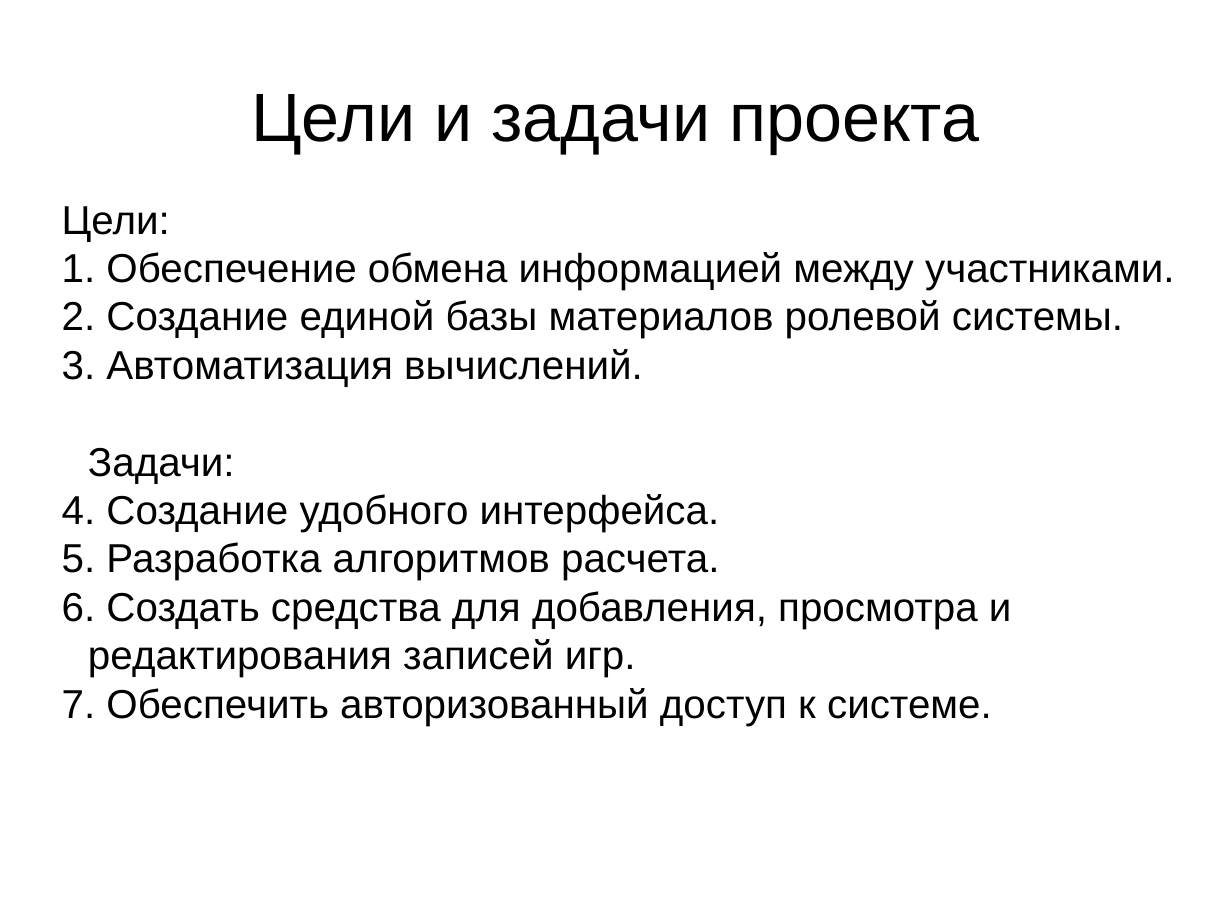
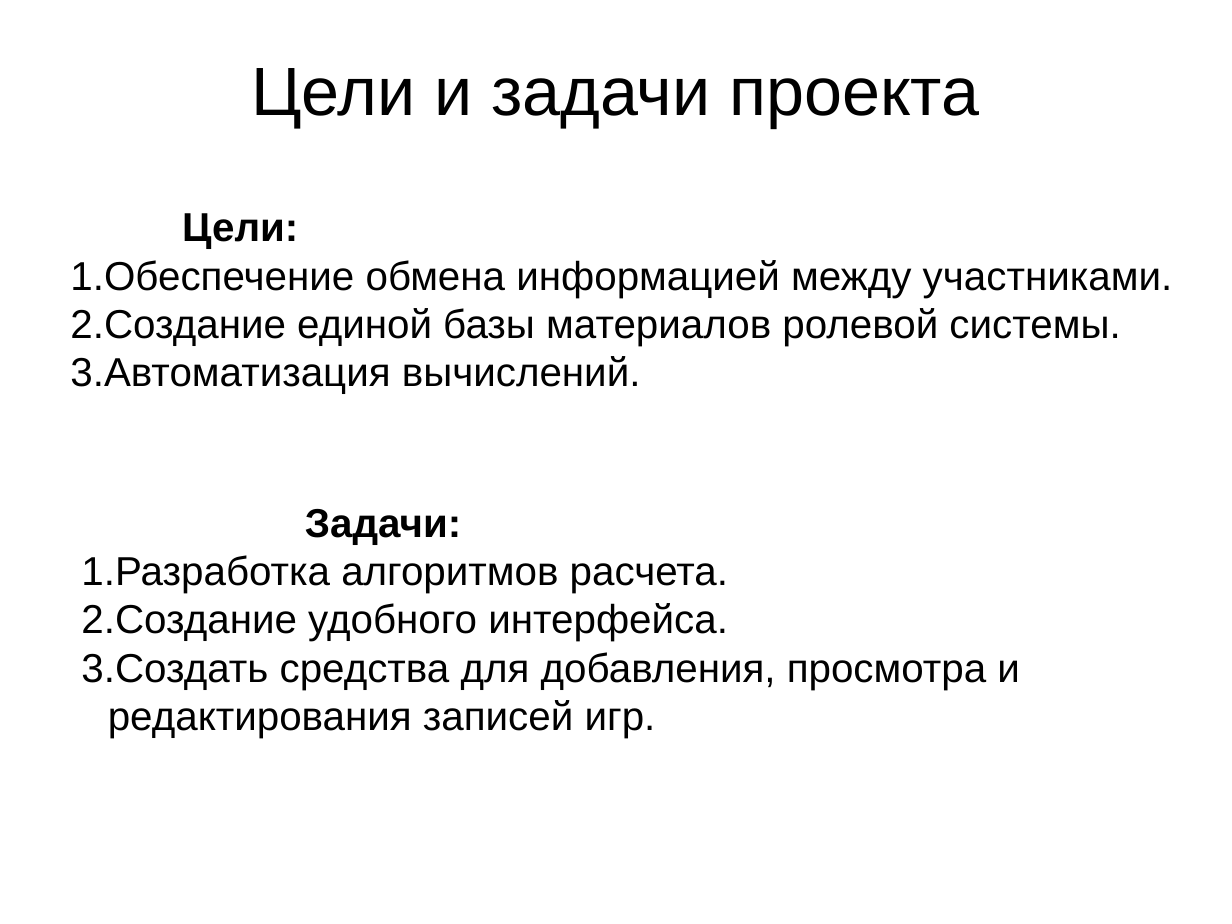
Before and after one commit to ivalentinee/Diploma_Report, a slide deck: slide 3 of presentation/presentation.odp. Drawn at 1232x924 pixels with LibreOffice and Linux fonts; fonts in the diff are those of the drawing; background and template pictures are left out. Boxes give left, top, right and bottom in pixels: in the first picture for what was removed or moved away, otherwise in the second. Text is boxed around its words. In the diff, an @@ line names an element or a change of style, - is before the commit and + after.

```diff
--- a/presentation/presentation.odp
+++ b/presentation/presentation.odp
@@ title "Цели и задачи проекта" moved from (x1=251, y1=94, x2=979, y2=153) to (x1=251, y1=68, x2=979, y2=128) @@
@@ subtitle "Цели:" moved from (x1=62, y1=206, x2=1174, y2=726) to (x1=70, y1=213, x2=1172, y2=394) @@
@@ subtitle at (x1=182, y1=213, x2=298, y2=249): bold on in "Цели:" @@
@@ subtitle at (x1=88, y1=448, x2=1012, y2=726): paragraphs removed @@
-Задачи:
-1. Создание удобного интерфейса.
-2. Разработка алгоритмов расчета.
-3. Создать средства для добавления, просмотра и редактирования записей игр.
-4. Обеспечить авторизованный доступ к системе.
@@ text added at (x1=81, y1=509, x2=1020, y2=738), 26 pt, text #000000 @@
+Задачи:
+1. Разработка алгоритмов расчета.
+2. Создание удобного интерфейса.
+3. Создать средства для добавления, просмотра и редактирования записей игр.
```
Also in this commit, not shown: 4 other slides changed, 3 other files.
